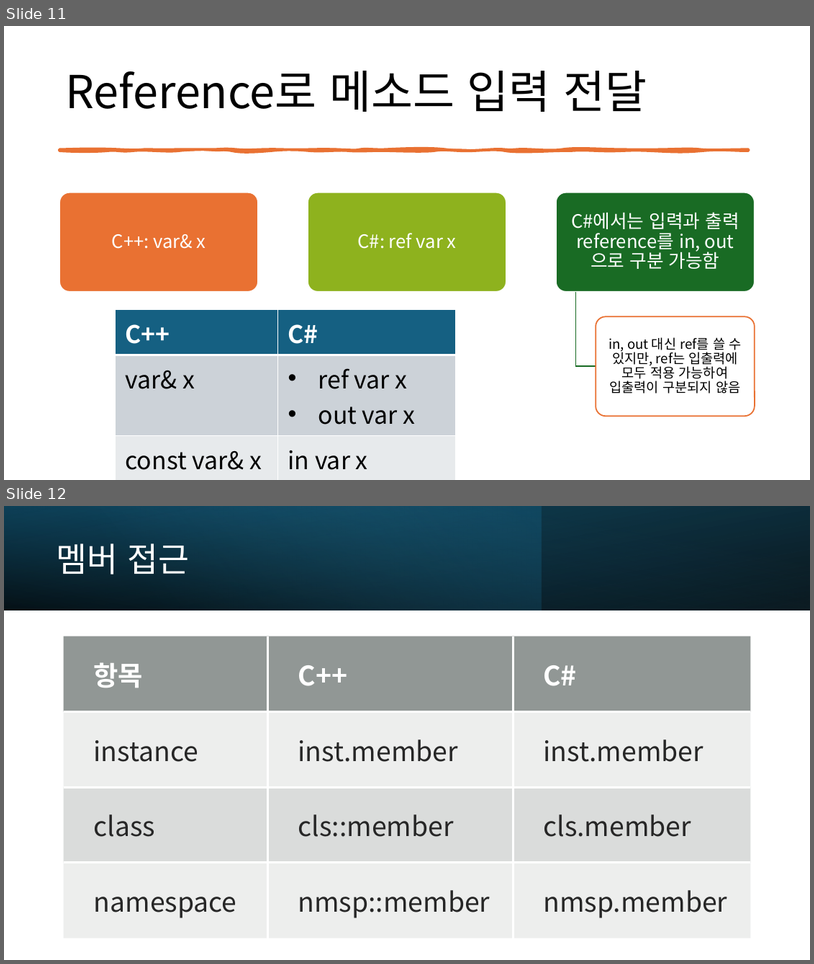
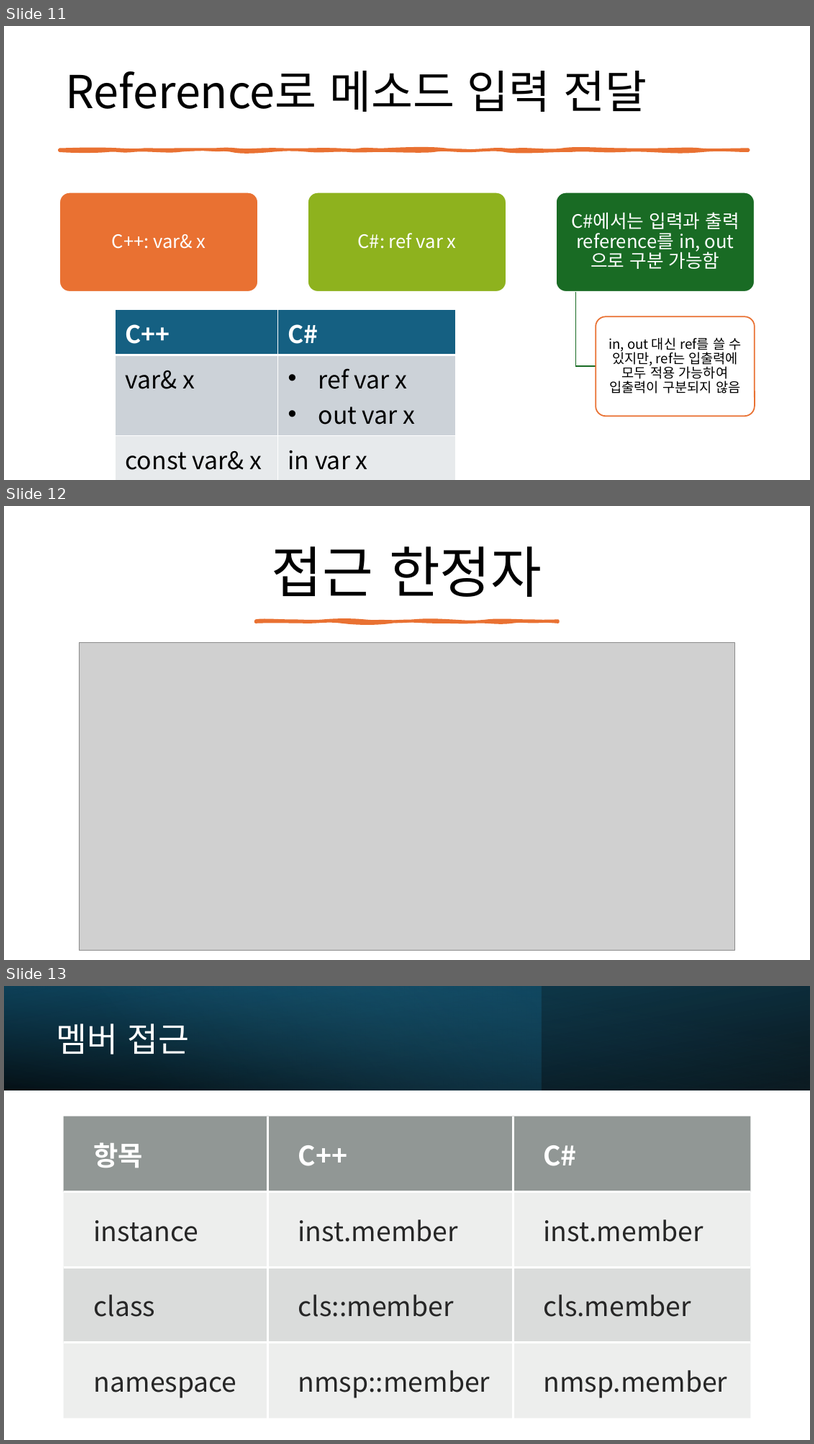
Before and after one commit to mokwongame/CS_2025_2, a slide deck: C# 문법.pptx. Shown one above the other, each under a label of ours: slides 11 and 12 before the commit, slides 11, 12 and 13 after it. The pictures are 814x964 and 814x1444 pixels, drawn with LibreOffice and Linux fonts; fonts in the diff are those of the drawing; grey boxes stand for pictures. Boxes give left, top, right and bottom in pixels: in the first picture for what was removed or moved away, otherwise in the second. Text is boxed around its words. In the diff, an @@ line names an element or a change of style, - is before the commit and + after.

```diff
--- a/C# 문법.pptx
+++ b/C# 문법.pptx
@@ slide 12 added at [4, 506, 810, 960], background #FFFFFF @@
@@ title added at [272, 546, 542, 597], 66 pt, text #000000 @@
+접근 한정자
@@ freeform shape added at [256, 621, 558, 622], fill #E97132, outline #E97132 3.25 pt @@
@@ picture added at [79, 643, 736, 950] @@
@@ what was slide 12 is now slide 13 @@
```
Also in this commit, not shown: 1 slide changed, 1 other slide added, 1 other file.
